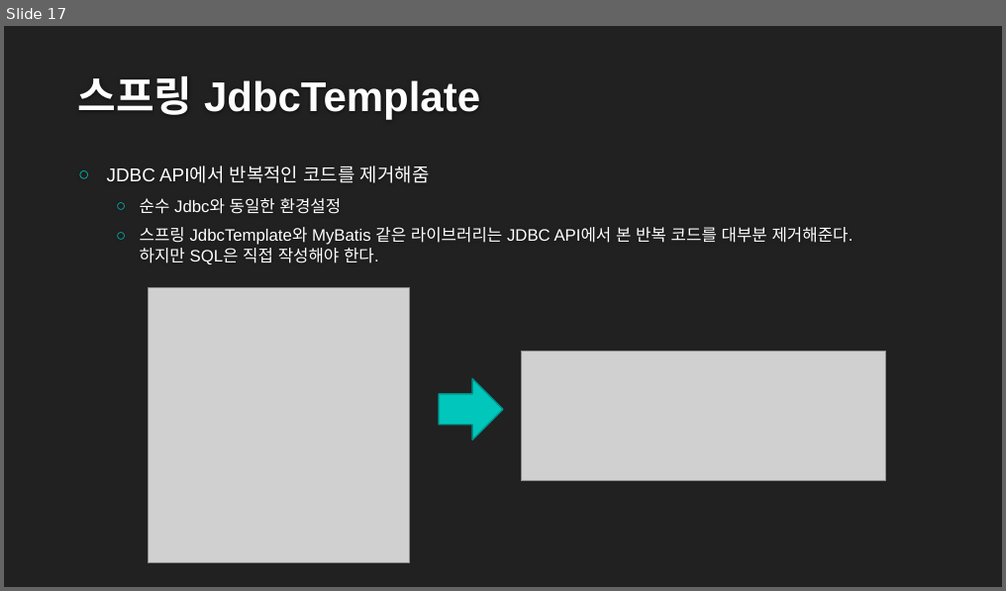
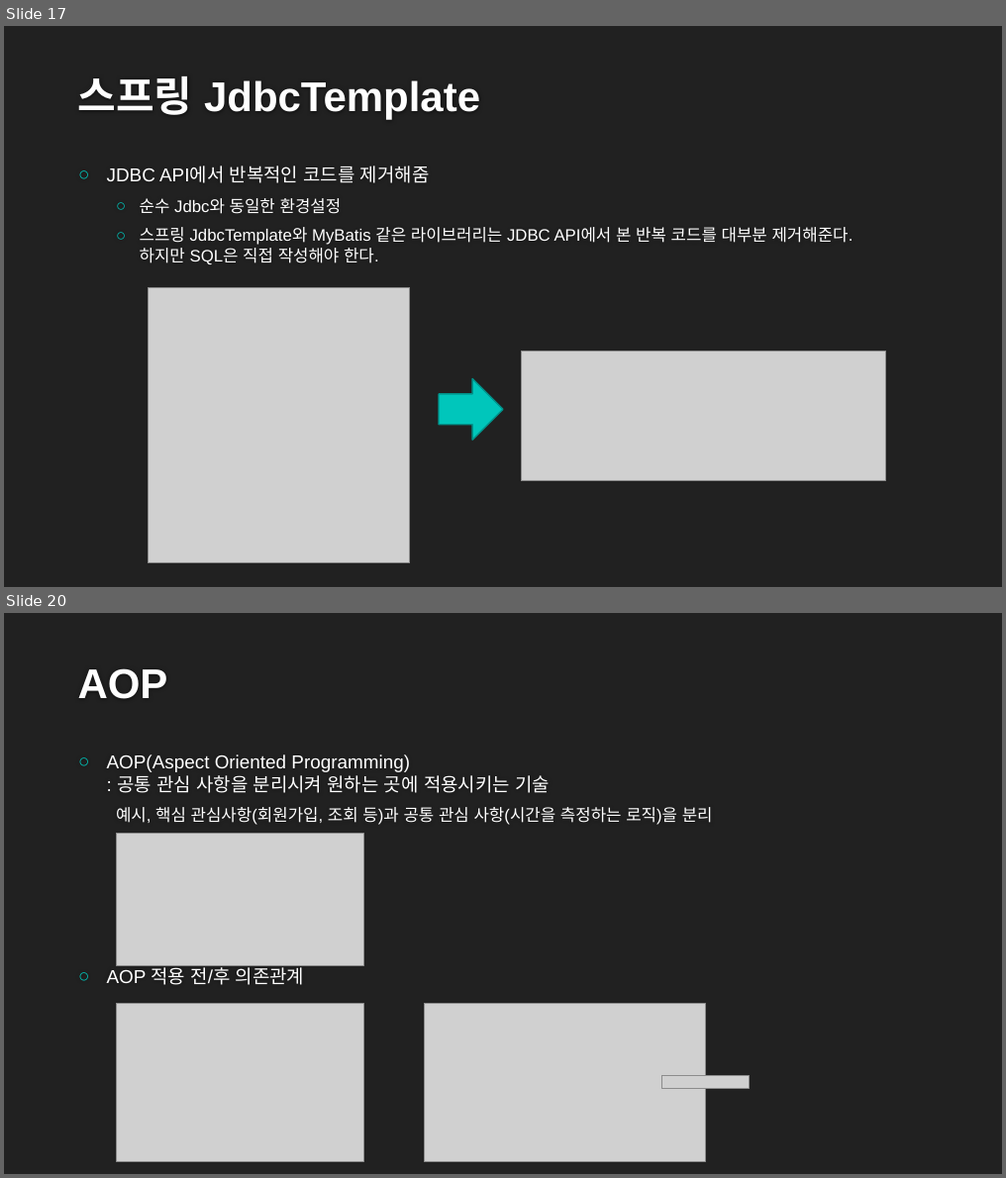
Before and after one commit to awake-jerry/springBoot-thymeleaf-study, a slide deck: referenceDoc/스프링 입문-코드로 배우는 스프링부트,MVC,DB_20221205.pptx. Shown one above the other, each under a label of ours: slide 17 before the commit, slides 17 and 20 after it; the slides between them are not shown. The pictures are 1006x591 and 1006x1178 pixels, drawn with LibreOffice and Linux fonts; fonts in the diff are those of the drawing; grey boxes stand for pictures; background and template pictures are left out. Boxes give left, top, right and bottom in pixels: in the first picture for what was removed or moved away, otherwise in the second. Text is boxed around its words. In the diff, an @@ line names an element or a change of style, - is before the commit and + after.

```diff
--- a/referenceDoc/스프링 입문-코드로 배우는 스프링부트,MVC,DB_20221205.pptx
+++ b/referenceDoc/스프링 입문-코드로 배우는 스프링부트,MVC,DB_20221205.pptx
@@ slide 20 added at (4, 613, 1002, 1174), background #212121 @@
@@ title added at (78, 668, 168, 699), 40 pt, text #FEFEFE, bold @@
+AOP
@@ text added at (107, 755, 713, 985), 18 pt, text #FFFFFF @@
+○ AOP(Aspect Oriented Programming)
+  : 공통 관심 사항을 분리시켜 원하는 곳에 적용시키는 기술
+  예시, 핵심 관심사항(회원가입, 조회 등)과 공통 관심 사항(시간을 측정하는 로직)을 분리
+○ AOP 적용 전/후 의존관계
@@ picture added at (116, 834, 364, 965) @@
@@ picture added at (116, 1004, 364, 1161) @@
@@ picture added at (424, 1004, 706, 1161) @@
@@ picture added at (662, 1075, 749, 1089) @@
```
Also in this commit, not shown: 3 other slides added, 14 other files.
